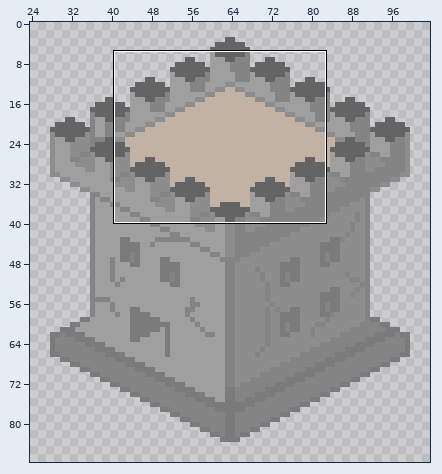
Sprite sheet, stored at Assets/Art/Tower One.png. Above: a wide view before the commit, with the close-up outlined.
Close-up. Old version:
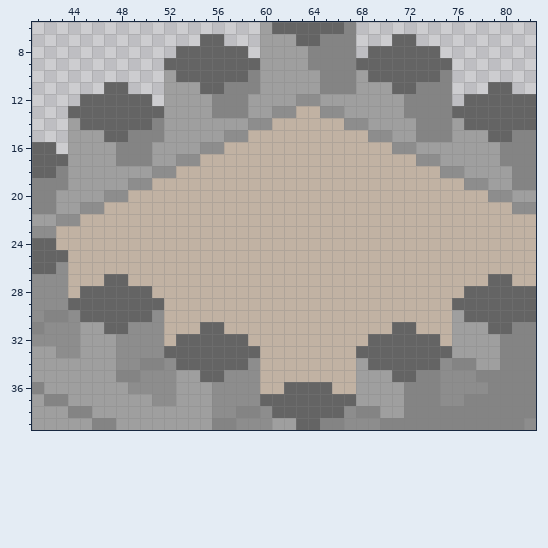
The file is 128x128 pixels. Colours within 5 levels of each other are drawn and written as one. Shown: x 41..82, y 6..39. The wide view leaves out empty margins.
Once edited:
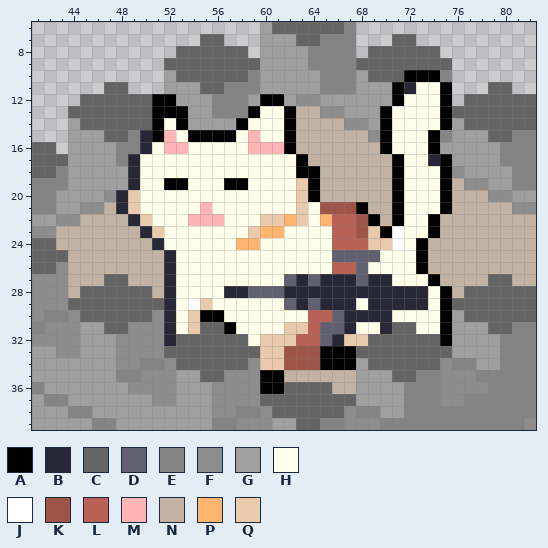
Palette (. is transparent): A #000000  B #272736  C #646464  D #606070  E #848484  F #8d8d8d  G #9f9f9f  H #ffffeb  J #ffffff  K #9f544a  L #ba6156  M #ffb5b5  N #c1b2a3  P #ffb570  Q #e9caad
Log entry: Put the cat on the tower
The exact change:
Changed rows in their new state; - is an unchanged pixel.
first column x 48:
10 ------------------------AAA-
11 -----------------------ABHHA
12 ---AA-------AA---------AHHHA
13 ---AAA-----AHHA-------AHHHHA
14 ---AHA----AHHHA-------AHHHHA
15 --BAMHAAAAHMHHA-------AHHHA-
16 --BHMMHHHHHMMMA-------AHHHA-
17 -BHHHHHHHHHHHHHA-------AHHBA
18 -BHHHHHHHHHHHHHAA------AHHHA
19 -BHHAAHHHAAHHHHQA------AHHHA
20 BQHHHHHHHHHHHHHQA------AHHHA
21 BQHHHHHMHHHHHHHQHKKKA--AHHHA
22 -BQHHHMMMHHHQQPQHPLLKA-AHHA-
23 --BQHHHHHHHQPPHHHHLLKQAJHHA-
24 ---BHHHHHHPPHHHHHHLLLQQJHA--
25 ----BHHHHHHHHHHHHHDDDDHHHA--
26 ----BHHHHHHHHHHHHHLLDHHHHA--
27 ----BHHHHHHHHHDBDBBBDBBHHHA-
28 ----BHHHHBBDDDBBBBBBBBBBBBHA
29 ----BHJQHHHHHHDBDBBBHBBBBBHA
30 ----BHQAAHHHHHHHLLDBBBBHHHHA
31 ----BHQ--AHHHHQQLDDBHHB--HHA
32 ----B------HQQQLLDBQQ------A
33 ------------QQKKKAAA--------
34 ------------QQKKKAAA--------
35 ------------AA--------------
36 ------------AA--------------
Where, in picture pixels (left, top, right, bottom), the same in both close-ups:
changed: (116, 70, 452, 394)
